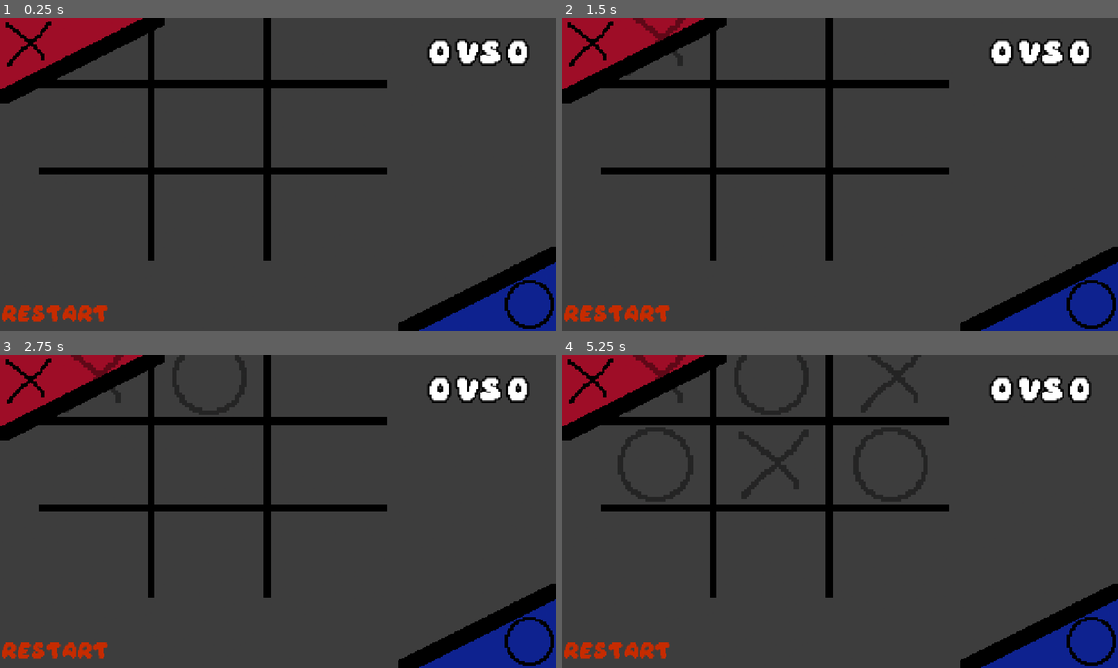
Above: before the commit, frames 1-4 (two rows, left to right).
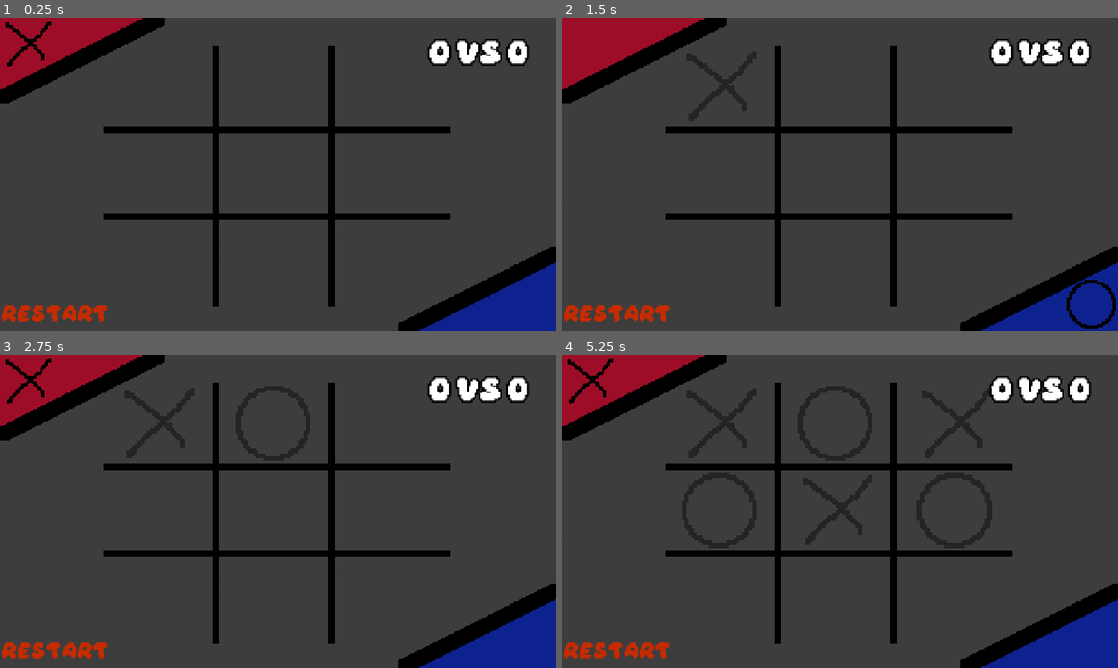
Above: after the commit, the same moments.

Repository: vii-abdullatif/Co-op
Game: Godot game, scene res://scenes/tictactoe/normal.tscn
The game is run twice, just before and just after one commit, with the same random seed, the same clock (stepped at 60 frames per second) and the same inputs. This scene is started directly instead of the project's main scene.
Inputs (mouse positions are in pixels of both pictures, inside the frame that each line leads up to; where the layout moved, square brackets give the same spot in the first picture):
- Up to frame 1 (0.25 s): no input
- Up to frame 2 (1.5 s): click "RESTART" at 0.5 s; click (723, 89) [656, 43] at 1.25 s
- Up to frame 3 (2.75 s): click (278, 426) [211, 380] at 2 s
- Up to frame 4 (5.25 s): click (956, 426) [890, 380] at 2.75 s; click (723, 514) [656, 467] at 3.5 s; click (840, 514) [773, 467] at 4.25 s; click (956, 514) [890, 467] at 5 s

The runs differ from the first frame. In frame 1, 9.1% of the frame differs, in the area x 7-100%, y 0-100%; in frame 2, 9.8%; in frame 3, 11%; in frame 4, 15%.

Commit message:
Normal tictactoe 100% done

Diff:
--- a/scenes/tictactoe/base.gd
+++ b/scenes/tictactoe/base.gd
@@ -4,6 +4,7 @@
 signal turn_changed(turn:String)
 @export var turn = "x"
 @export var auto_restart := true
+var game_over = false
 var textures = {
 	"x":preload("res://assets/x-tic.png"),
 	"o":preload("res://assets/o.png")
@@ -11,7 +12,6 @@
 
 var buttons = []
 var board = []
-var game_over := false
 
 func _ready():
 	for i in 9:
@@ -25,6 +25,7 @@
 func _on_restart_pressed():
 	restart()
 func restart():
+	game_over = false
 	for btn in buttons:
 		btn.disabled = false
 		btn.icon = Texture.new()
@@ -45,6 +46,7 @@
 		if auto_restart:
 			await get_tree().create_timer(1).timeout
 			restart()
+			turn_changed.emit(turn)
 		return
 	turn = "o" if turn == "x" else "x"
 	turn_changed.emit(turn)
--- a/scenes/tictactoe/base.tscn
+++ b/scenes/tictactoe/base.tscn
@@ -234,10 +234,8 @@
 
 [node name="GridContainer" type="GridContainer" parent="." unique_id=463540311]
 layout_mode = 0
-offset_left = 240.0
-offset_top = 60.0
-offset_right = 1040.0
-offset_bottom = 660.0
+offset_right = 800.0
+offset_bottom = 600.0
 theme_override_constants/h_separation = 0
 theme_override_constants/v_separation = 0
 columns = 3
--- a/scenes/tictactoe/normal.gd
+++ b/scenes/tictactoe/normal.gd
@@ -12,10 +12,7 @@
 func _ready():
 	restart_btn.pressed.connect(_on_restart_pressed)
 	base.finished.connect(_on_base_finished)
-
-func process():
-	x.visible = base.turn=="x"
-	o.visible = base.turn == "o"
+	base.turn_changed.connect(_on_turn_changed)
 
 func _on_restart_pressed():
 	base.restart()
@@ -26,4 +23,7 @@
 	elif result == "o":
 		o_score += 1
 	score.text = str(x_score) + " VS " + str(o_score)
-	base.restart()
+
+func _on_turn_changed(turn:String):
+	x.visible = turn == "x"
+	o.visible = turn == "o"
--- a/scenes/tictactoe/normal.tscn
+++ b/scenes/tictactoe/normal.tscn
@@ -44,6 +44,7 @@
 texture = ExtResource("2_7e3lt")
 
 [node name="O" type="TextureRect" parent="canvas" unique_id=1378562022]
+visible = false
 offset_left = 1159.0
 offset_top = 599.0
 offset_right = 1199.0
@@ -88,3 +89,7 @@
 
 [node name="Base" parent="." unique_id=1726152457 instance=ExtResource("6_fl31c")]
 layout_mode = 1
+offset_left = 237.0
+offset_top = 65.0
+offset_right = 537.0
+offset_bottom = 265.0
